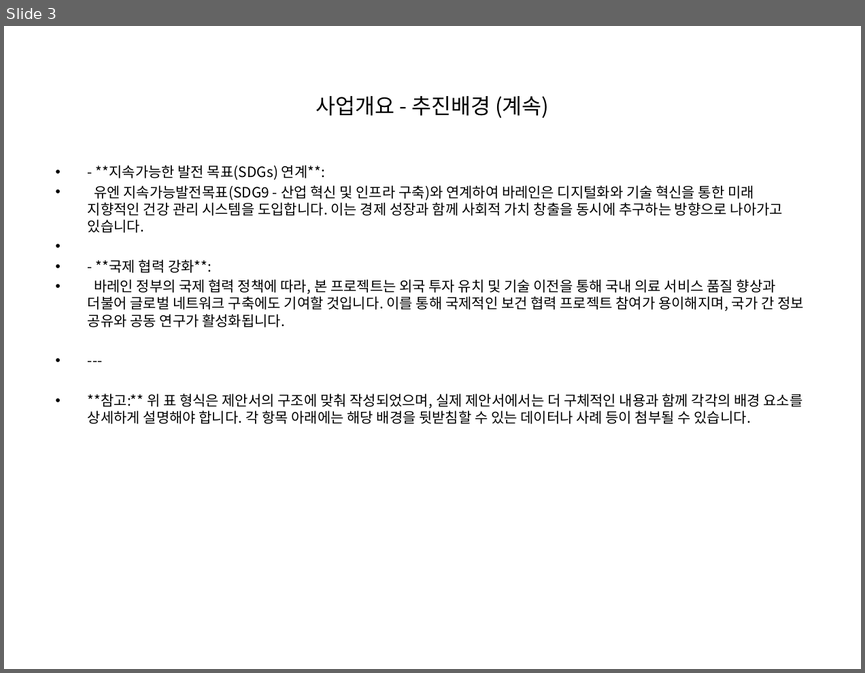
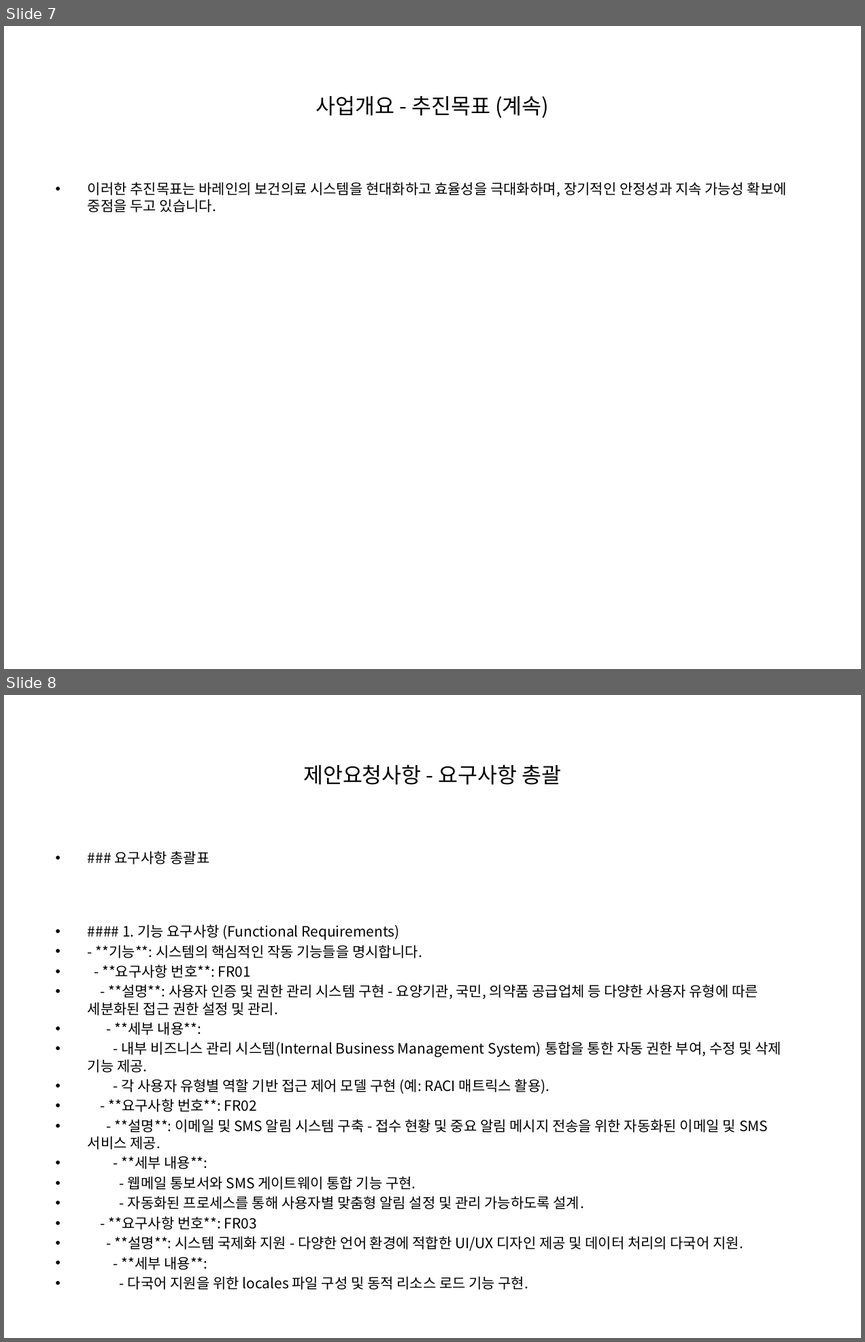
Before and after one commit to anskong/llm_mission, a slide deck: generated_ppt.pptx. Shown one above the other, each under a label of ours: slide 3 before the commit, slides 7 and 8 after it. The pictures are 865x673 and 865x1342 pixels, drawn with LibreOffice and Linux fonts; fonts in the diff are those of the drawing. Boxes give left, top, right and bottom in pixels: in the first picture for what was removed or moved away, otherwise in the second. Text is boxed around its words. In the diff, an @@ line names an element or a change of style, - is before the commit and + after.

```diff
--- a/generated_ppt.pptx
+++ b/generated_ppt.pptx
@@ slide 8 added at (4,695,861,1338), background #FFFFFF @@
@@ title added at (303,764,562,785), 18 pt, text #000000 @@
+제안요청사항 - 요구사항 총괄
@@ text added at (88,851,781,1270), 12 pt, text #000000 @@
+• ### 요구사항 총괄표
+• #### 1. 기능 요구사항 (Functional Requirements)
+• - **기능**: 시스템의 핵심적인 작동 기능들을 명시합니다.
+• - **요구사항 번호**: FR01
+• - **설명**: 사용자 인증 및 권한 관리 시스템 구현 - 요양기관, 국민, 의약품 공급업체 등 다양한 사용자 유형에 따른 세분화된 접근 권한 설정 및 관리.
+• - **세부 내용**:
+• - 내부 비즈니스 관리 시스템(Internal Business Management System) 통합을 통한 자동 권한 부여, 수정 및 삭제 기능 제공.
+• - 각 사용자 유형별 역할 기반 접근 제어 모델 구현 (예: RACI 매트릭스 활용).
+• - **요구사항 번호**: FR02
+• - **설명**: 이메일 및 SMS 알림 시스템 구축 - 접수 현황 및 중요 알림 메시지 전송을 위한 자동화된 이메일 및 SMS 서비스 제공.
+• - **세부 내용**:
+• - 웹메일 통보서와 SMS 게이트웨이 통합 기능 구현.
+• - 자동화된 프로세스를 통해 사용자별 맞춤형 알림 설정 및 관리 가능하도록 설계.
+• - **요구사항 번호**: FR03
+• - **설명**: 시스템 국제화 지원 - 다양한 언어 환경에 적합한 UI/UX 디자인 제공 및 데이터 처리의 다국어 지원.
+• - **세부 내용**:
+• - 다국어 지원을 위한 locales 파일 구성 및 동적 리소스 로드 기능 구현.
@@ what was slide 3 is now slide 7 @@
@@ slide 7 changed as well @@
@@ title at (315,96,549,118): text changed @@
-사업개요 - 추진배경 (계속)
+사업개요 - 추진목표 (계속)
@@ text at (88,182,787,212): text changed @@
-• - **지속가능한 발전 목표(SDGs) 연계**:
-• 유엔 지속가능발전목표(SDG9 - 산업 혁신 및 인프라 구축)와 연계하여 바레인은 디지털화와 기술 혁신을 통한 미래 지향적인 건강 관리 시스템을 도입합니다. 이는 경제 성장과 함께 사회적 가치 창출을 동시에 추구하는 방향으로 나아가고 있습니다.
-• - **국제 협력 강화**:
-• 바레인 정부의 국제 협력 정책에 따라, 본 프로젝트는 외국 투자 유치 및 기술 이전을 통해 국내 의료 서비스 품질 향상과 더불어 글로벌 네트워크 구축에도 기여할 것입니다. 이를 통해 국제적인 보건 협력 프로젝트 참여가 용이해지며, 국가 간 정보 공유와 공동 연구가 활성화됩니다.
-• ---
-• **참고:** 위 표 형식은 제안서의 구조에 맞춰 작성되었으며, 실제 제안서에서는 더 구체적인 내용과 함께 각각의 배경 요소를 상세하게 설명해야 합니다. 각 항목 아래에는 해당 배경을 뒷받침할 수 있는 데이터나 사례 등이 첨부될 수 있습니다.
+• 이러한 추진목표는 바레인의 보건의료 시스템을 현대화하고 효율성을 극대화하며, 장기적인 안정성과 지속 가능성 확보에 중점을 두고 있습니다.
```
Also in this commit, not shown: 2 other slides changed, 18 other slides added, 1 other file.
